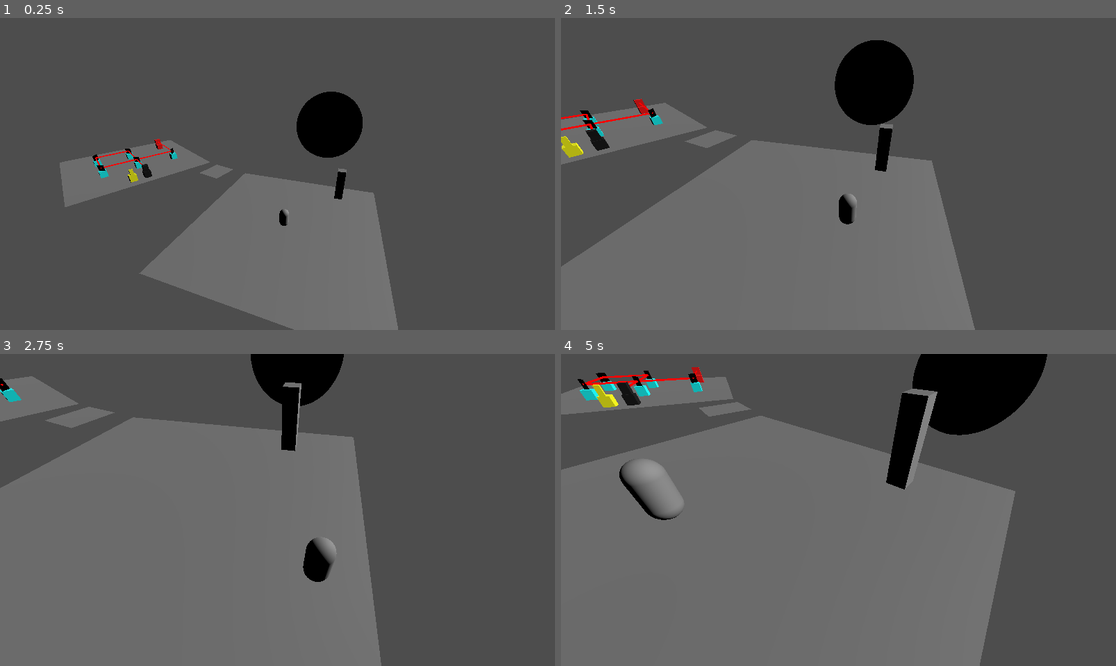
Above: before the commit, frames 1-4 (two rows, left to right).
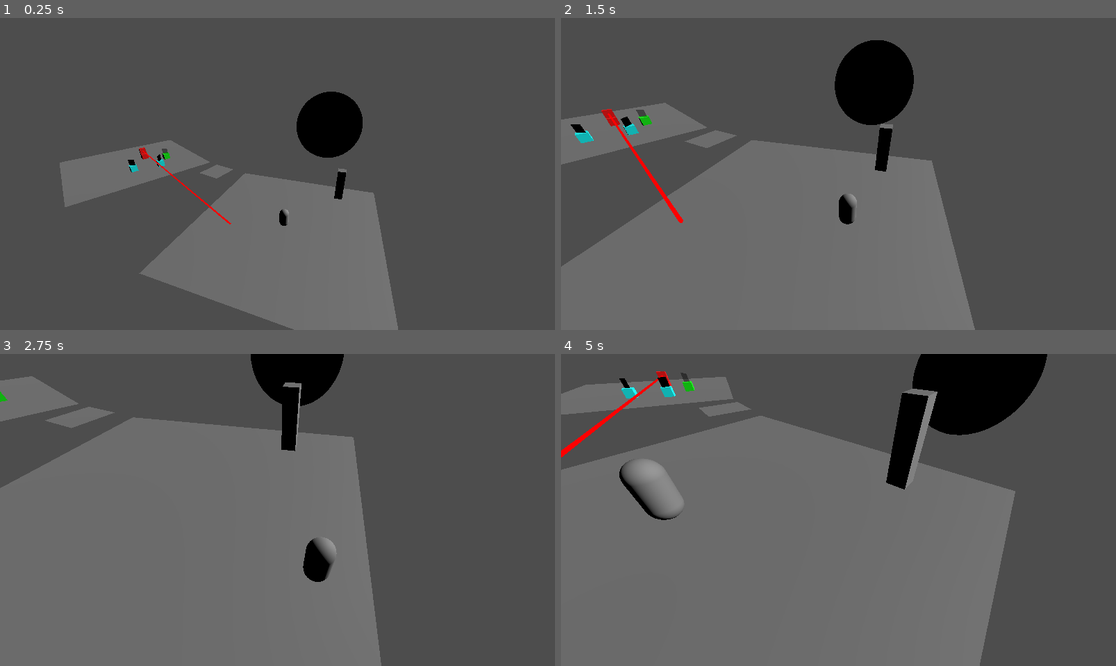
Above: after the commit, the same moments.

Repository: GreggSchaffter/gwj69project
Game: Godot game, scene res://scenes/game_world.tscn
Same seed, same stepped clock (60 frames per second), same inputs: the game is played once before the commit and once after it.
Inputs:
- Up to frame 1 (0.25 s): no input
- Up to frame 2 (1.5 s): hold D (right) 0.53-1.28 s; hold E (interact) 0.53-1.28 s; tap Space (jump) at 0.77 s; hold S (down) from 1.28 s (still down); tap E (interact) at 1.35 s
- Up to frame 3 (2.75 s): tap Space (jump) at 1.52 s; release S (down) at 2.03 s; hold D (right) from 2.03 s (still down); hold E (interact) from 2.03 s (still down)
- Up to frame 4 (5 s): release D (right) at 2.78 s; release E (interact) at 2.78 s; hold W (up) 2.78-3.53 s; tap E (interact) at 2.85, 4.35 s; tap Space (jump) at 3.02, 3.77, 4.52 s; hold E (interact) 3.53-4.28 s; hold A (left) from 3.53 s (still down)

The runs differ from the first frame. In frame 1, 0.6% of the frame differs, in the area x 16-42%, y 38-67%; in frame 2, 1.3%; in frame 3, 0.2%; in frame 4, 1.5%, in the area x 0-26%, y 4-34%.

Commit message:
Tried to add the transparent mirror

Diff:
--- a/puzzles/laser puzzle/laser_room.tscn
+++ b/puzzles/laser puzzle/laser_room.tscn
@@ -1,10 +1,9 @@
-[gd_scene load_steps=9 format=3 uid="uid://dyljlrb6vn1yy"]
+[gd_scene load_steps=8 format=3 uid="uid://dyljlrb6vn1yy"]
 
 [ext_resource type="Script" path="res://scripts/CameraActivator.gd" id="1_1x0yd"]
 [ext_resource type="PackedScene" uid="uid://cqn50q2w5e3dg" path="res://puzzles/laser puzzle/objects/two_sided_mirror.tscn" id="2_t8dlx"]
 [ext_resource type="PackedScene" uid="uid://1ciovxvkhwjq" path="res://puzzles/laser puzzle/objects/laser_emitter.tscn" id="3_q0jic"]
-[ext_resource type="PackedScene" uid="uid://b2alcsctijseq" path="res://puzzles/laser puzzle/objects/laser_blocker.tscn" id="4_yb0pg"]
-[ext_resource type="PackedScene" uid="uid://dmmff1wjutekn" path="res://puzzles/laser puzzle/objects/laser_catcher.tscn" id="5_l1e48"]
+[ext_resource type="PackedScene" uid="uid://l03o0cg68xdw" path="res://puzzles/laser puzzle/objects/transparent_mirror.tscn" id="6_pto6v"]
 
 [sub_resource type="BoxShape3D" id="BoxShape3D_373ce"]
 size = Vector3(20, 0, 20)
@@ -39,29 +38,16 @@
 
 [node name="Blocks" type="Node3D" parent="."]
 
+[node name="TransparentMirror" parent="Blocks" instance=ExtResource("6_pto6v")]
+transform = Transform3D(1, 0, 0, 0, 1, 0, 0, 0, 1, 5, 0, 2)
+
 [node name="LaserEmitter" parent="Blocks" instance=ExtResource("3_q0jic")]
-transform = Transform3D(1, 0, 0, 0, 1, 0, 0, 0, 1, 6, 0, -5)
-movable = false
+transform = Transform3D(1, 0, 0, 0, 1, 0, 0, 0, 1, 2, 0, -1)
 
 [node name="TwoSidedMirror" parent="Blocks" instance=ExtResource("2_t8dlx")]
-transform = Transform3D(-4.37114e-08, 0, 1, 0, 1, 0, -1, 0, -4.37114e-08, 6, 0, 3)
+transform = Transform3D(1, 0, 0, 0, 1, 0, 0, 0, 1, -1, 0, 4)
 
 [node name="TwoSidedMirror2" parent="Blocks" instance=ExtResource("2_t8dlx")]
-transform = Transform3D(1, 0, 0, 0, 1, 0, 0, 0, 1, 0, 0, 3)
-
-[node name="TwoSidedMirror3" parent="Blocks" instance=ExtResource("2_t8dlx")]
-transform = Transform3D(1, 0, 0, 0, 1, 0, 0, 0, 1, 0, 0, -3)
-
-[node name="TwoSidedMirror4" parent="Blocks" instance=ExtResource("2_t8dlx")]
-transform = Transform3D(-4.37114e-08, 0, 1, 0, 1, 0, -1, 0, -4.37114e-08, -5, 0, -3)
-
-[node name="TwoSidedMirror5" parent="Blocks" instance=ExtResource("2_t8dlx")]
-transform = Transform3D(1, 0, 0, 0, 1, 0, 0, 0, 1, -5, 0, 3)
-
-[node name="LaserBlocker" parent="Blocks" instance=ExtResource("4_yb0pg")]
-transform = Transform3D(1, 0, 0, 0, 1, 0, 0, 0, 1, 0, 0, 8)
-
-[node name="LaserCatcher" parent="Blocks" instance=ExtResource("5_l1e48")]
-transform = Transform3D(-1, 0, 8.74228e-08, 0, 1, 0, -8.74228e-08, 0, -1, -2, 0, 8)
+transform = Transform3D(-4.37114e-08, 0, -1, 0, 1, 0, 1, 0, -4.37114e-08, 3, 0, 5)
 
 [connection signal="body_entered" from="CameraActivator" to="CameraActivator" method="_on_body_entered"]
--- /dev/null
+++ b/puzzles/laser puzzle/objects/transparent_mirror.tscn
@@ -0,0 +1,65 @@
+[gd_scene load_steps=10 format=3 uid="uid://l03o0cg68xdw"]
+
+[ext_resource type="Script" path="res://puzzles/laser puzzle/block.gd" id="1_g0tjw"]
+[ext_resource type="PackedScene" uid="uid://byj1h01xr5t52" path="res://puzzles/laser puzzle/movable_block.tscn" id="2_s1jg3"]
+[ext_resource type="PackedScene" uid="uid://bwhff16qho8wq" path="res://puzzles/laser puzzle/mirror.tscn" id="3_dy56g"]
+[ext_resource type="PackedScene" uid="uid://qihhrt4cuecd" path="res://puzzles/laser puzzle/laser.tscn" id="4_cejjs"]
+
+[sub_resource type="StandardMaterial3D" id="StandardMaterial3D_4svns"]
+albedo_color = Color(0, 1, 0, 1)
+
+[sub_resource type="BoxMesh" id="BoxMesh_s0fgt"]
+material = SubResource("StandardMaterial3D_4svns")
+
+[sub_resource type="StandardMaterial3D" id="StandardMaterial3D_1llh4"]
+transparency = 1
+albedo_color = Color(1, 1, 1, 0.415686)
+metallic = 1.0
+roughness = 0.0
+
+[sub_resource type="BoxMesh" id="BoxMesh_kyo56"]
+material = SubResource("StandardMaterial3D_1llh4")
+size = Vector3(1, 1, 0)
+
+[sub_resource type="BoxShape3D" id="BoxShape3D_iiw54"]
+size = Vector3(1, 1, 0)
+
+[node name="TransparentMirror" type="Node3D"]
+script = ExtResource("1_g0tjw")
+
+[node name="MovableBlock" parent="." instance=ExtResource("2_s1jg3")]
+
+[node name="MeshInstance3D" parent="MovableBlock/AnimatableBody3D" index="0"]
+mesh = SubResource("BoxMesh_s0fgt")
+
+[node name="MeshInstance3D2" type="MeshInstance3D" parent="MovableBlock/AnimatableBody3D" index="7"]
+transform = Transform3D(0.707107, 0, -0.707107, 0, 1, 0, 0.707107, 0, 0.707107, 0, 1.5, 0)
+mesh = SubResource("BoxMesh_kyo56")
+
+[node name="Collision" type="CollisionShape3D" parent="MovableBlock/AnimatableBody3D" index="8"]
+transform = Transform3D(0.707107, 0, -0.707107, 0, 1, 0, 0.707107, 0, 0.707107, 0, 1.5, 0)
+shape = SubResource("BoxShape3D_iiw54")
+
+[node name="Mirror" parent="MovableBlock/AnimatableBody3D" index="9" node_paths=PackedStringArray("plus_x", "plus_z", "minus_x", "minus_z") instance=ExtResource("3_dy56g")]
+plus_x = [NodePath("../Laser3"), NodePath("../Laser2")]
+plus_z = [NodePath("../Laser3"), NodePath("../Laser4")]
+minus_x = [NodePath("../Laser"), NodePath("../Laser4")]
+minus_z = [NodePath("../Laser"), NodePath("../Laser4")]
+
+[node name="Laser" parent="MovableBlock/AnimatableBody3D" index="10" node_paths=PackedStringArray("body") instance=ExtResource("4_cejjs")]
+transform = Transform3D(1, 0, 0, 0, 1, 0, 0, 0, 1, 0, 1.5, 0)
+body = NodePath("..")
+
+[node name="Laser2" parent="MovableBlock/AnimatableBody3D" index="11" node_paths=PackedStringArray("body") instance=ExtResource("4_cejjs")]
+transform = Transform3D(2.98023e-08, 0, -1, 0, 1, 0, 1, 0, 2.98023e-08, 0, 1.5, 0)
+body = NodePath("..")
+
+[node name="Laser3" parent="MovableBlock/AnimatableBody3D" index="12" node_paths=PackedStringArray("body") instance=ExtResource("4_cejjs")]
+transform = Transform3D(-1, 0, 8.74228e-08, 0, 1, 0, -8.74228e-08, 0, -1, 0, 1.5, 0)
+body = NodePath("..")
+
+[node name="Laser4" parent="MovableBlock/AnimatableBody3D" index="13" node_paths=PackedStringArray("body") instance=ExtResource("4_cejjs")]
+transform = Transform3D(5.76205e-08, 0, 1, 0, 1, 0, -1, 0, 5.76205e-08, 0, 1.5, 0)
+body = NodePath("..")
+
+[editable path="MovableBlock"]
Not shown: 1 places in puzzles/laser puzzle/objects/two_sided_mirror.tscn that only renumber resources
